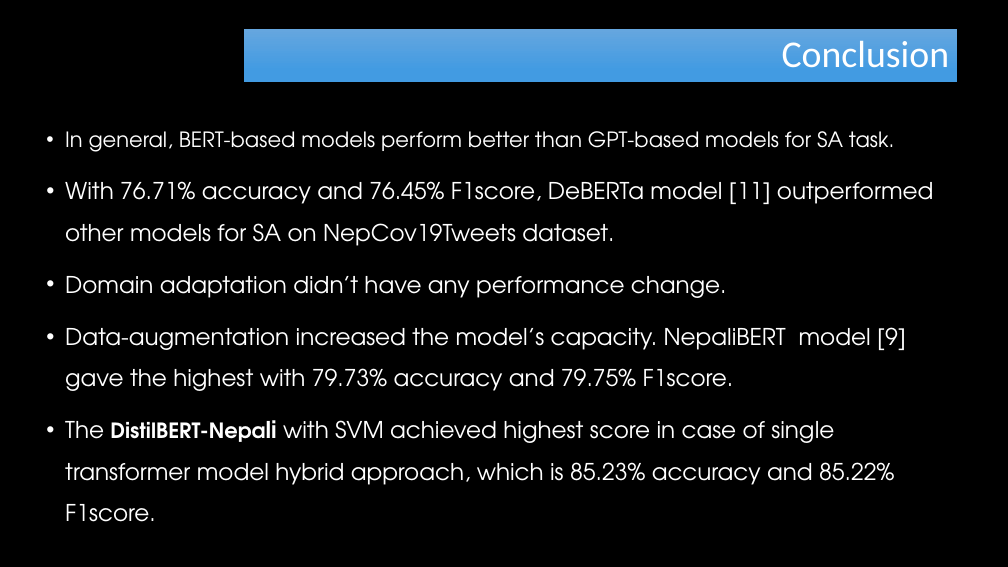
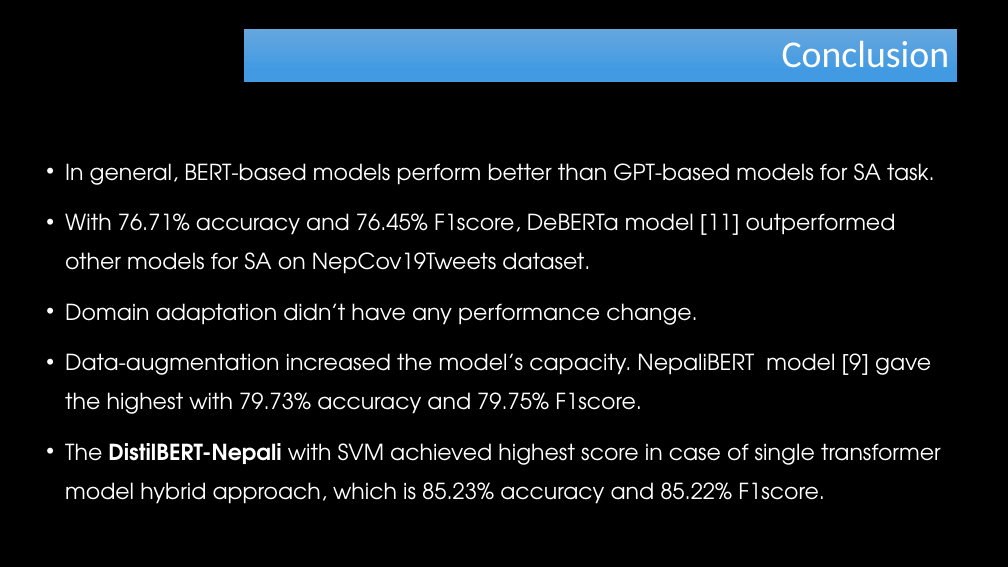
Before and after one commit to RayGone/Thesis, a slide deck: slide 41 of Main Thesis/Thesis Defense Presentation.pptx (slide 38 before the commit). Drawn at 1008x567 pixels with LibreOffice and Linux fonts; fonts in the diff are those of the drawing; background and template pictures are left out. Boxes give left, top, right and bottom in pixels: in the first picture for what was removed or moved away, otherwise in the second. Text is boxed around its words. In the diff, an @@ line names an element or a change of style, - is before the commit and + after.

```diff
--- a/Main Thesis/Thesis Defense Presentation.pptx
+++ b/Main Thesis/Thesis Defense Presentation.pptx
@@ text "In general, BERT-based models perform ...": place and size @@
-text "In general, BERT-based models perform ..." at [65,131,934,522]
+text "In general, BERT-based models perform ..." at [65,163,941,504]
@@ text "In general, BERT-based models perform ..." at [65,163,941,504]: size 20 to 21 pt in "In general, BERT-based models perform better than ...", "DistilBERT-Nepali"; size 22 to 21 pt in "With 76.71% accuracy and 76.45% F1score, DeBERTa ...", "Domain adaptation didn’t have any performance change.", "Data-augmentation increased the model’s capacity. NepaliBERT ...", "The DistilBERT-Nepali with SVM achieved highest score ..." @@
```
Also in this commit, not shown: 16 other slides changed, 3 slides added, 2 other files.
